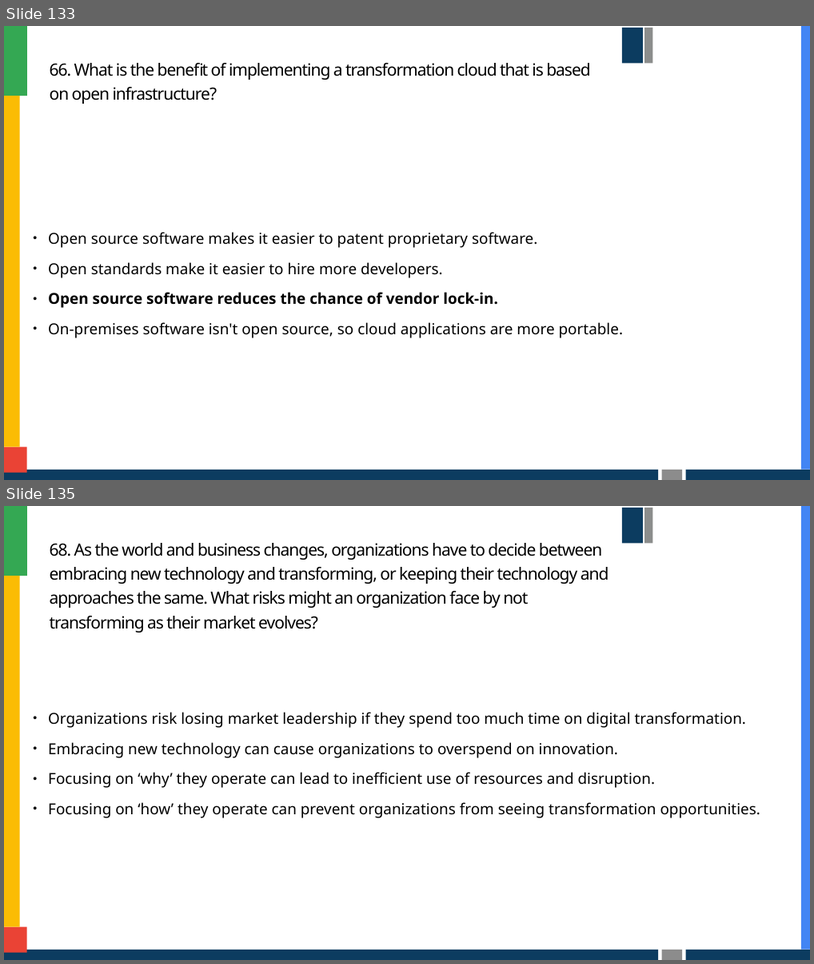
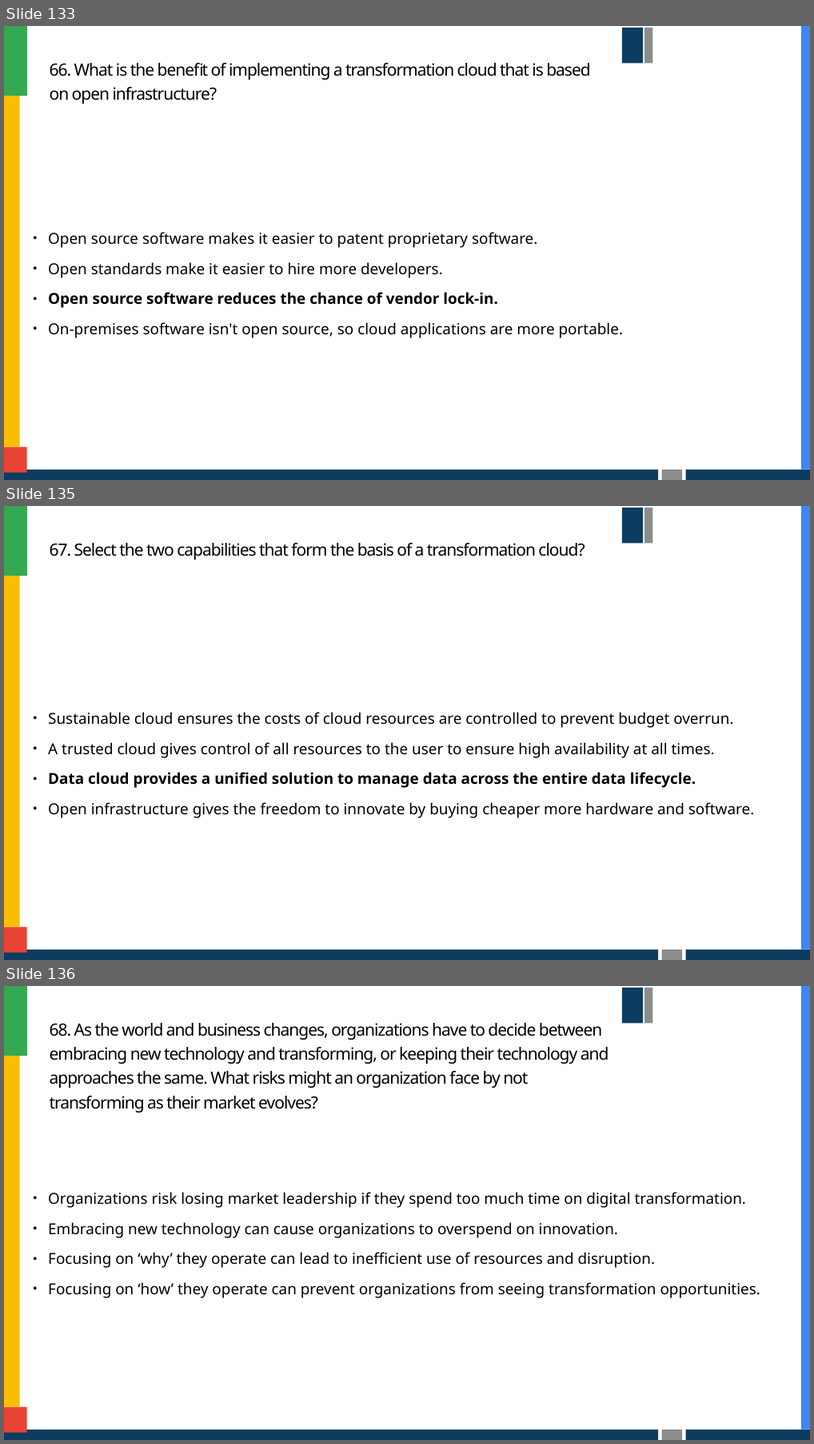
Before and after one commit to foreswearer/quiz, a slide deck: question_pptx/Cloud Digital Leader - Practice questions.pptx. Shown one above the other, each under a label of ours: slides 133 and 135 before the commit, slides 133, 135 and 136 after it; the slides between them are not shown. The pictures are 814x964 and 814x1444 pixels, drawn with LibreOffice and Linux fonts; fonts in the diff are those of the drawing; background and template pictures are left out. Boxes give left, top, right and bottom in pixels: in the first picture for what was removed or moved away, otherwise in the second. Text is boxed around its words. In the diff, an @@ line names an element or a change of style, - is before the commit and + after.

```diff
--- a/question_pptx/Cloud Digital Leader - Practice questions.pptx
+++ b/question_pptx/Cloud Digital Leader - Practice questions.pptx
@@ slide 135 added at box(4, 506, 810, 960), background #FFFFFF; not listed: 9 template elements that a slide beside it also shows @@
@@ title added at box(50, 543, 585, 560), 20 pt, text #000000 @@
+67. Select the two capabilities that form the basis of a transformation cloud?
@@ text added at box(48, 712, 754, 818), 18 pt, text #000000 @@
+• Sustainable cloud ensures the costs of cloud resources are controlled to prevent budget overrun.
+• A trusted cloud gives control of all resources to the user to ensure high availability at all times.
+• Data cloud provides a unified solution to manage data across the entire data lifecycle.
+• Open infrastructure gives the freedom to innovate by buying cheaper more hardware and software.
@@ what was slide 135 is now slide 136 @@
```
Also in this commit, not shown: 5 slides changed, 1 other file.
